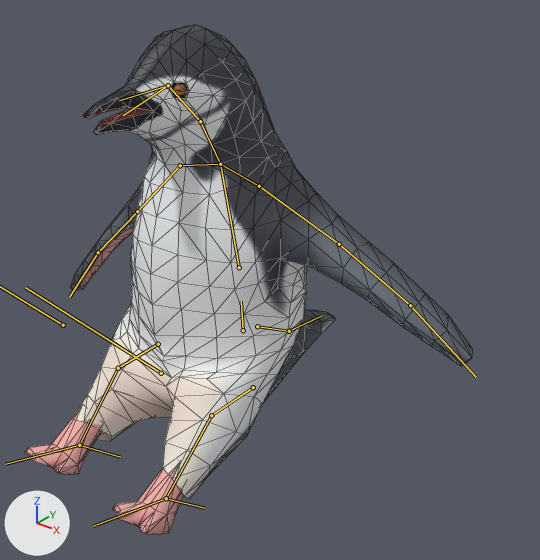
Two versions of the glTF model assets/3D/Penguins/ChinstrapPenguin/ChinstrapPenguin.gltf, one commit apart.
Camera for both pictures: a 50 mm camera at (0.649, -0.881, 0.957) aimed at (0.023, -0.098, 0.472). The lights are fixed; the arrows at lower left show +X, +Y and +Z. Both versions are drawn at frame 10 of the action 'sway loop'; the numbers are the values there. The bones that bend it are drawn over the model as lines. Mesh edges are drawn as thin lines.

In view in the first picture: 'ChinstrapPenguin'.
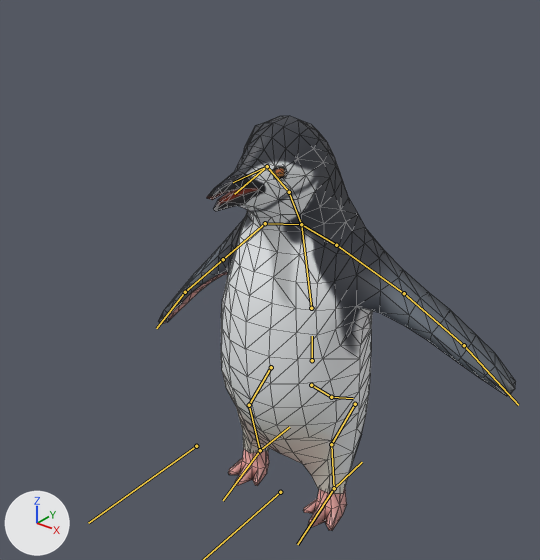
The edits, one by one:
Bone 'Lower Torso' (bone_lower_torso) moves from (0.0, 0.153, 0.177) to (0.0, 0.0, 0.0).
Bone 'Left Upper Leg' (bone_left_upper_leg) moves from (0.001, 0.052, 0.08) to (0.0, 0.0, 0.0).
Bone 'Left Upper Leg' (bone_left_upper_leg) turns from (34, 2, -1) to (0, 0, 0) degrees about its own x, y and z.
Bone 'Left Lower Leg' (bone_left_lower_leg) turns from (23, 0, 0) to (0, 0, 0) degrees about its own x, y and z.
Bone 'Left Foot' (bone_left_foot) turns from (-14, 0, -1) to (0, 0, 0) degrees about its own x, y and z.
Bone 'Inner Tail' (bone_inner_tail) moves from (0.0, -0.003, -0.055) to (0.0, 0.0, 0.0).
Bone 'Inner Tail' (bone_inner_tail) turns from (-14, 0, 0) to (0, 0, 0) degrees about its own x, y and z.
Bone 'Outer Tail' (bone_outer_tail) turns from (-9, 0, 0) to (0, 0, 0) degrees about its own x, y and z.
Bone 'Right Upper Leg' (bone_right_upper_leg) moves from (-0.001, 0.052, 0.08) to (0.0, 0.0, 0.0).
Bone 'Right Upper Leg' (bone_right_upper_leg) turns from (34, -2, 1) to (0, 0, 0) degrees about its own x, y and z.
Bone 'Right Lower Leg' (bone_right_lower_leg) turns from (23, 0, 0) to (0, 0, 0) degrees about its own x, y and z.
Bone 'Right Foot' (bone_right_foot) turns from (-14, 0, 1) to (0, 0, 0) degrees about its own x, y and z.

Changed parts and their boxes (x1, y1, x2, y2) in the pictures (540 x 560 px):
'ChinstrapPenguin', posed (20% narrower, 19% shorter): before (25, 25, 473, 534); after (158, 116, 516, 530)
bone 'Lower Torso', root to tip: before (243, 330) to (241, 301); after (312, 360) to (312, 336)
bone 'Left Upper Leg', root to tip: before (253, 387) to (211, 415); after (355, 404) to (331, 444)
bone 'Left Lower Leg', root to tip: before (211, 415) to (166, 498); after (331, 444) to (334, 488)
bone 'Left Foot', root to tip: before (166, 498) to (93, 526); after (334, 488) to (297, 544)
bone 'Inner Tail', root to tip: before (257, 326) to (289, 331); after (311, 385) to (331, 397)
bone 'Outer Tail', root to tip: before (289, 331) to (321, 316); after (331, 397) to (353, 398)
bone 'Right Upper Leg', root to tip: before (158, 344) to (118, 368); after (271, 367) to (249, 405)
bone 'Right Lower Leg', root to tip: before (118, 368) to (79, 445); after (249, 405) to (260, 450)
bone 'Right Foot', root to tip: before (79, 445) to (5, 464); after (260, 450) to (223, 500)
